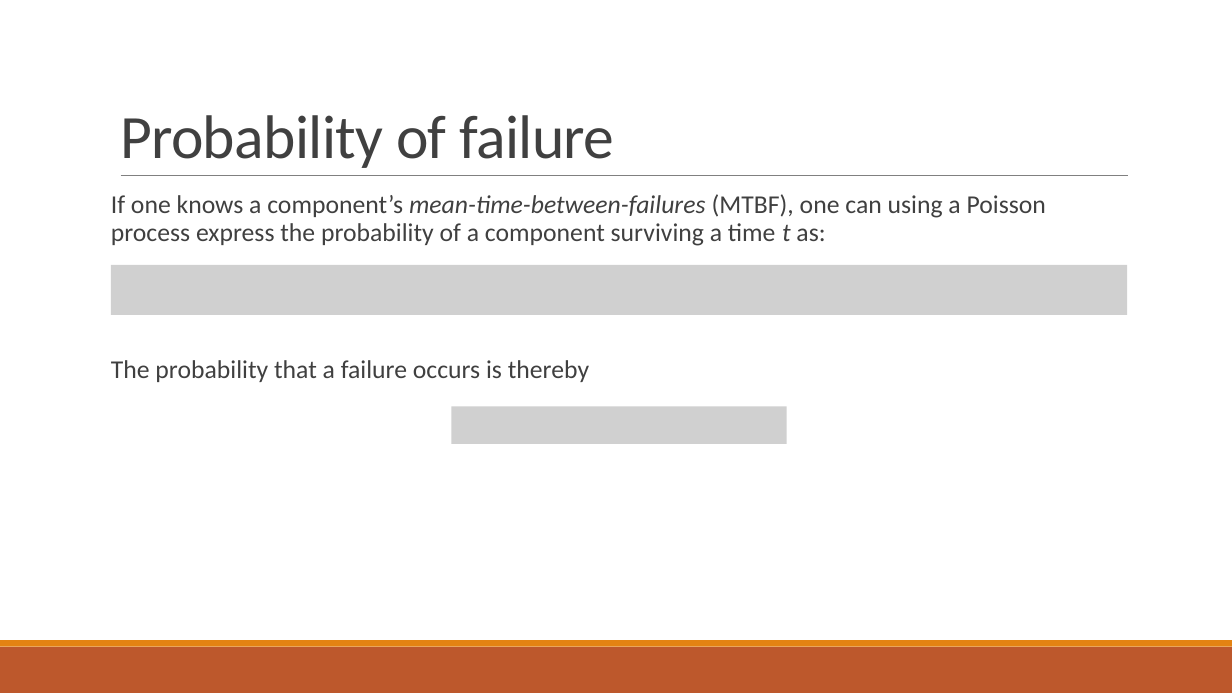
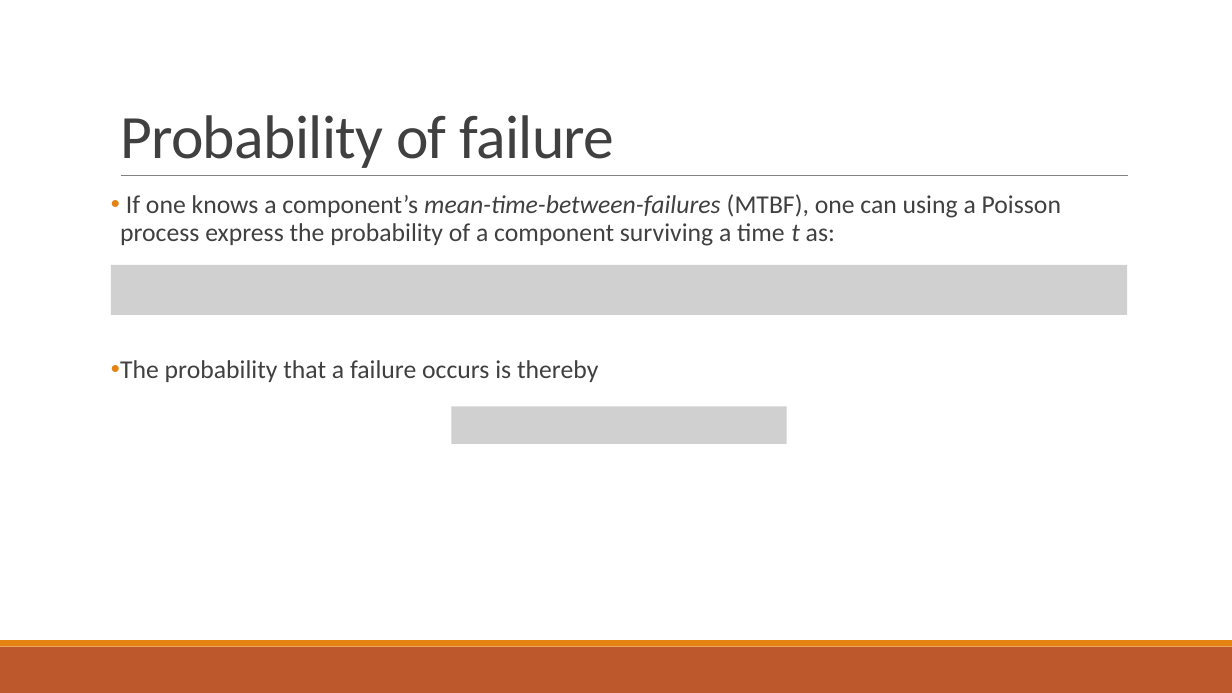
Before and after one commit to PStahl/master_thesis, a slide deck: slide 11 of presentation/presentation2.pptx (slide 8 before the commit). Drawn at 1232x693 pixels with LibreOffice and Linux fonts; fonts in the diff are those of the drawing; grey boxes stand for pictures. Boxes give left, top, right and bottom in pixels: in the first picture for what was removed or moved away, otherwise in the second. Text is boxed around its words. In the diff, an @@ line names an element or a change of style, - is before the commit and + after.

```diff
--- a/presentation/presentation2.pptx
+++ b/presentation/presentation2.pptx
@@ text "If one knows a component’s ..." at (x1=120, y1=194, x2=1061, y2=382): bullet none to • @@
```
Also in this commit, not shown: 7 other slides changed.
